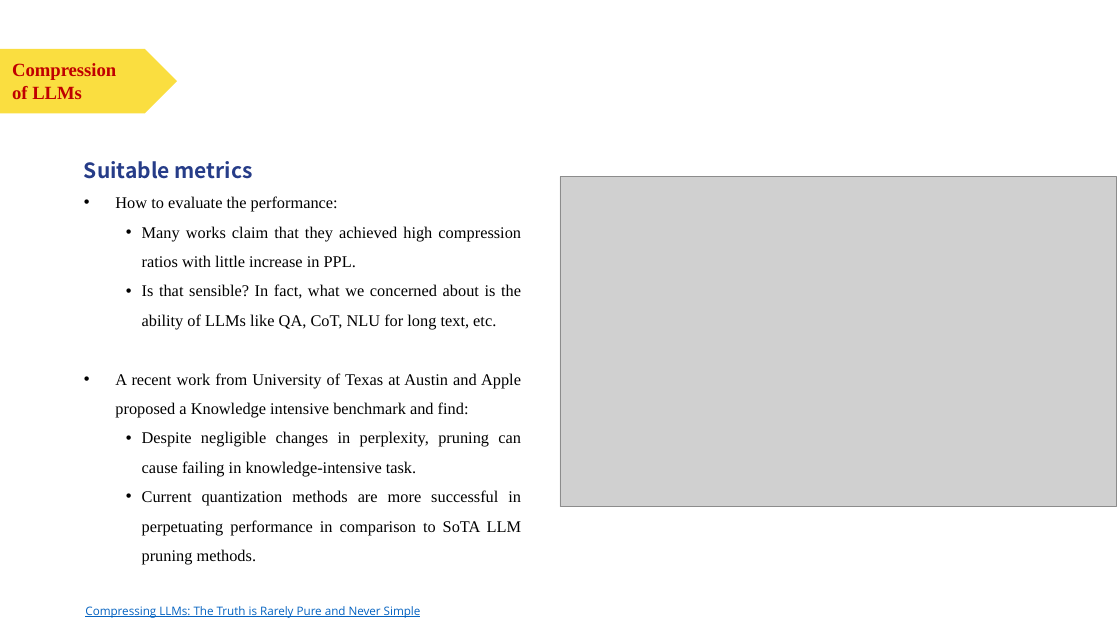
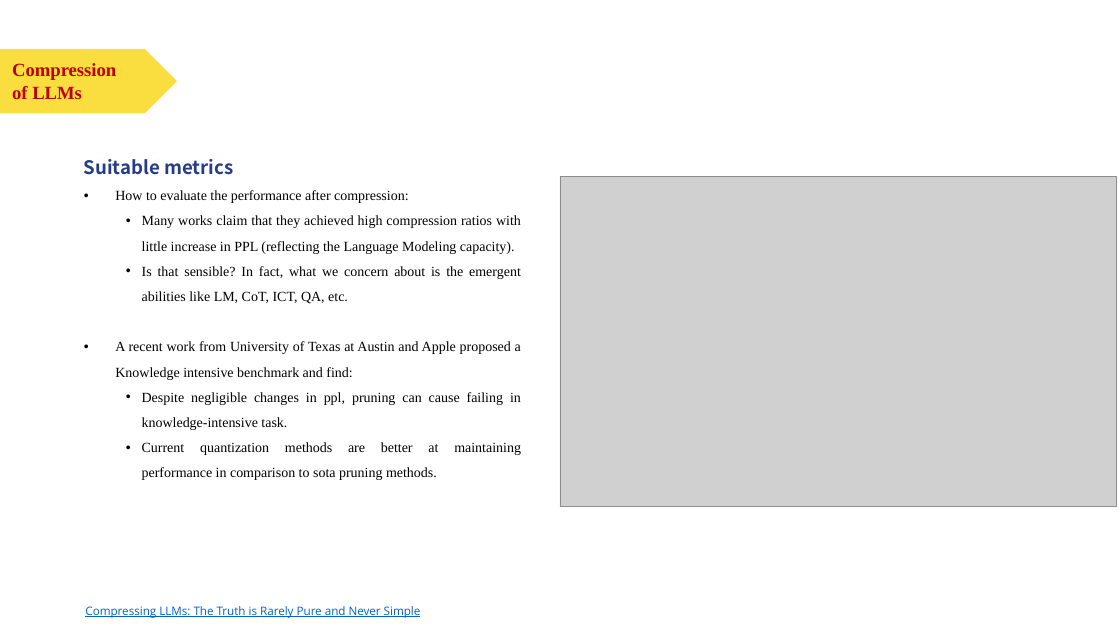
Before and after one commit to polarispw/MSBD5014-IP, a slide deck: slide 13 of docs/Matrix Factorization & LLM Compression.pptx (slide 14 before the commit). Drawn at 1120x630 pixels with LibreOffice and Linux fonts; fonts in the diff are those of the drawing; grey boxes stand for pictures. Boxes give left, top, right and bottom in pixels: in the first picture for what was removed or moved away, otherwise in the second. Text is boxed around its words. In the diff, an @@ line names an element or a change of style, - is before the commit and + after.

```diff
--- a/docs/Matrix Factorization & LLM Compression.pptx
+++ b/docs/Matrix Factorization & LLM Compression.pptx
@@ text at <box>84,159,521,380</box>: size 18 to 16 pt in "Suitable metrics"; size 14 to 12 pt in "A recent work from University of Texas ..." @@
@@ text at <box>115,190,521,304</box>: text changed; size 14 to 12 pt @@
-• How to evaluate the performance:
-  • Many works claim that they achieved high compression ratios with little increase in PPL.
-  • Is that sensible? In fact, what we concerned about is the ability of LLMs like QA, CoT, NLU for long text, etc.
+• How to evaluate the performance after compression:
+  • Many works claim that they achieved high compression ratios with little increase in PPL (reflecting the Language Modeling capacity).
+  • Is that sensible? In fact, what we concern about is the emergent abilities like LM, CoT, ICT, QA, etc.
@@ text at <box>142,392,521,480</box>: text changed; size 14 to 12 pt @@
-  • Despite negligible changes in perplexity, pruning can cause failing in knowledge-intensive task.
-  • Current quantization methods are more successful in perpetuating performance in comparison to SoTA LLM pruning methods.
+  • Despite negligible changes in ppl, pruning can cause failing in knowledge-intensive task.
+  • Current quantization methods are better at maintaining performance in comparison to sota pruning methods.
```
Also in this commit, not shown: 2 other slides changed, 8 slides added, 3 slides removed, 47 other files.
